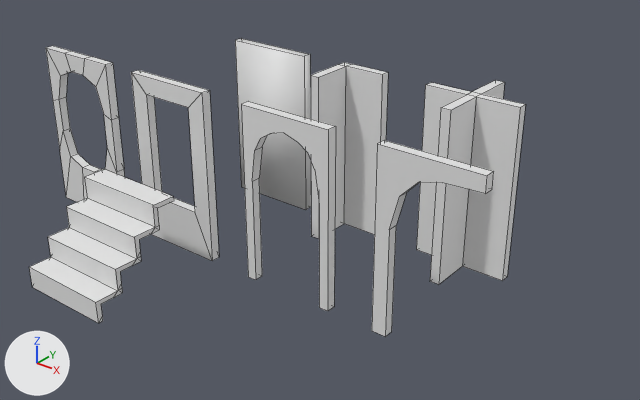
What one commit did to the Blender file assets/models/wall_meshes.blend.
Before and after are seen from a camera (50 mm lens) standing at (6.79, -7.03, 4.51) and looking at (1.84, -0.83, 0.67). Lighting does not change. The marker at lower left points along +X, +Y and +Z. Mesh edges are drawn as thin lines.

Before the edit, the objects in view are built like this:
```python
me_cube = bpy.data.meshes.new('Cube')
me_cube.from_pydata(...)  # a box spanning x -0.5..0.5, y -0.05..0.05, z 0.0..1.8
me_cube.polygons.foreach_set('use_smooth', [True] * 6)
me_cube.materials.append(mat_material)  # white #e7e7e7
me_cube_001 = bpy.data.meshes.new('Cube.001')
me_cube_001.from_pydata(...)  # 16 vertices, 14 faces; spans x -0.05..0.5, y -0.5..0.05, z 0.0..1.8
me_cube_001.polygons.foreach_set('use_smooth', [True] * 14)
me_cube_001.materials.append(mat_material)  # white #e7e7e7
# before: 0 (0.5, 0.05, 1.8) at pixel (388, 72), 1 (0.5, 0.05, 0.0), 2 (0.5, -0.05, 1.8) at pixel (382, 74), 3 (0.5, -0.05, 0.0)
# before: 4 (-0.05, -0.5, 1.8) at pixel (310, 75), 5 (-0.05, -0.5, 0.0) at pixel (311, 236), 6 (0.05, -0.5, 1.8) at pixel (318, 77), 7 (0.05, -0.5, 0.0) at pixel (318, 238)
me_cube_004 = bpy.data.meshes.new('Cube.004')
me_cube_004.from_pydata(...)  # 24 vertices, 22 faces; spans x -0.5..0.5, y -0.5..0.5, z 0.0..1.8
me_cube_004.polygons.foreach_set('use_smooth', [True] * 22)
me_cube_004.materials.append(mat_material)  # white #e7e7e7
ob_corner = bpy.data.objects.new('Corner', me_cube_001)
ob_corner.location = (1.5, 0.0, 0.0)
ob_intersection = bpy.data.objects.new('Intersection', me_cube_004)
ob_intersection.location = (3.0, 0.0, 0.0)
ob_wall = bpy.data.objects.new('Wall', me_cube)
ob_wall.location = (0.5, 0.0, 0.0)
# also in view: 'DoorwayDoubleHalf' at (3.5, -1.5, 0.9); 'RoundWindow' at (-0.9, -1.5, 0.9); 'DoorwaySingle' at (2.0, -1.5, 0.9); 'Window' at (0.5, -1.5, 0.9); 'HalfStairs' at (0.5, -2.5, 0.45)
```
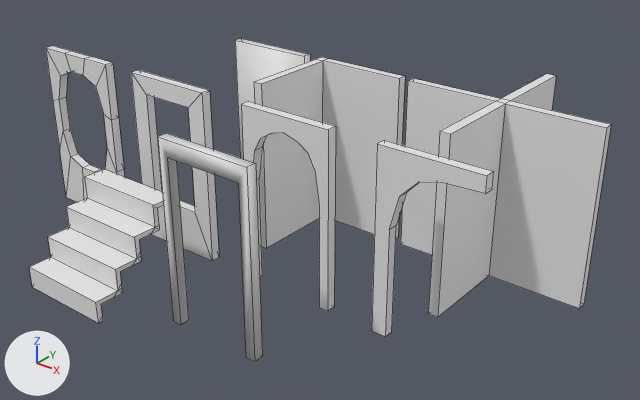
Where the newer file only moved an object's origin or applied its transform, the numbers keep the older frame.

Edits to the bpy script that builds the scene:
```text
Change me_cube_001:
    where me_cube_001.from_pydata(...)  # 16 vertices, 14 faces; spans x -0.05..0.5, y -0.5..0.05, z 0.0..1.8
    used by ob_corner; location = (1.5, 0.0, 0.0)
    me_cube_001 part 1
    add for i in [*range(0, 4)]: me_cube_001.vertices[i].co += Vector((0.5, 0.0, 0.0))
    me_cube_001 part 2
    add for i in [*range(4, 8)]: me_cube_001.vertices[i].co += Vector((0.0, -0.5, 0.0))
Change me_cube_004:
    where me_cube_004.from_pydata(...)  # 24 vertices, 22 faces; spans x -0.5..0.5, y -0.5..0.5, z 0.0..1.8
    used by ob_intersection; location = (3.0, 0.0, 0.0)
    me_cube_004 part 3: all 4 vertices in x -0.5, y -0.05..0.05, z 0.0..1.8 are moved by (-0.5, 0.0, 0.0)
    me_cube_004 part 4: all 4 vertices in x -0.05..0.05, y -0.5, z 0.0..1.8 are moved by (0.0, -0.5, 0.0)
    me_cube_004 part 5: all 4 vertices in x -0.05..0.05, y 0.5, z 0.0..1.8 are moved by (0.0, 0.5, 0.0)
    me_cube_004 part 6: all 4 vertices in x 0.5, y -0.05..0.05, z 0.0..1.8 are moved by (0.5, 0.0, 0.0)
Add me_cube_002:
    me_cube_002.from_pydata([(-0.5, 0.05, 1.8), (-0.5, 0.05, 0.0), (0.5, 0.05, 1.8), (0.5, 0.05, 0.0), (-0.5, -0.05, 1.8), (-0.5, -0.05, 0.0), (0.5, -0.05, 1.8), (0.5, -0.05, 0.0), (0.4, -0.05, 1.64), (0.4, -0.05, 0.0), (-0.4, -0.05, 1.64), (-0.4, -0.05, 0.0), (0.4, 0.05, 0.0), (-0.4, 0.05, 0.0), (-0.4, 0.05, 1.64), (0.4, 0.05, 1.64)], [], [(0, 4, 6, 2), (3, 2, 6, 7), (3, 7, 9, 12), (11, 5, 1, 13), (13, 1, 0, 2, 3, 12, 15, 14), (5, 4, 0, 1), (10, 14, 15, 8), (9, 8, 15, 12), (10, 11, 13, 14), (7, 6, 4, 5, 11, 10, 8, 9)])
    me_cube_002.polygons.foreach_set('use_smooth', [True] * 10)
    for i in [6, 7, 8]: me_cube_002.polygons[i].material_index = 1
    me_cube_002.materials.append(mat_material)  # white #e7e7e7
Change ob_corner:
    ob_corner.location: (1.5, 0.0, 0.0) -> (1.2, 0.0, 0.0)
Change ob_intersection:
    ob_intersection.location: (3.0, 0.0, 0.0) -> (3.3, 0.0, 0.0)
Add ob_doorwaysinglesquare:
    ob_doorwaysinglesquare = bpy.data.objects.new('DoorwaySingleSquare', me_cube_002)
    ob_doorwaysinglesquare.location = (2.0, -2.5, 0.0)
```

What differs and where, as boxes [x1, y1, x2, y2] in the pictures (640 x 400 px; the box of a moved part takes in the faces that stretch with it):
'Intersection', reshaped, moved (94% wider, 19% taller): before [417, 80, 525, 284]; after [401, 74, 611, 317]
'Corner', reshaped, moved (95% wider, 8% taller): before [311, 62, 388, 239]; after [254, 57, 405, 248]
'DoorwaySingleSquare', added: after [158, 133, 262, 362]
    faces in mat_material (white #e7e7e7): [158, 133, 262, 362]
part 1 of me_cube_001, moved or reshaped: before [344, 64, 388, 234]; after [323, 59, 405, 239]
part 2 of me_cube_001, moved or reshaped: before [311, 65, 346, 239]; after [254, 59, 323, 248]
part 3 of me_cube_004, moved or reshaped: before [417, 82, 471, 255]; after [401, 78, 500, 255]
part 4 of me_cube_004, moved or reshaped: before [430, 95, 476, 284]; after [428, 101, 505, 317]
part 5 of me_cube_004, moved or reshaped: before [473, 80, 505, 99]; after [501, 74, 556, 110]
part 6 of me_cube_004, moved or reshaped: before [462, 94, 525, 281]; after [489, 101, 611, 308]
'Wall', unchanged, covered by the edit: before [235, 38, 311, 210]; after [235, 38, 310, 159]
